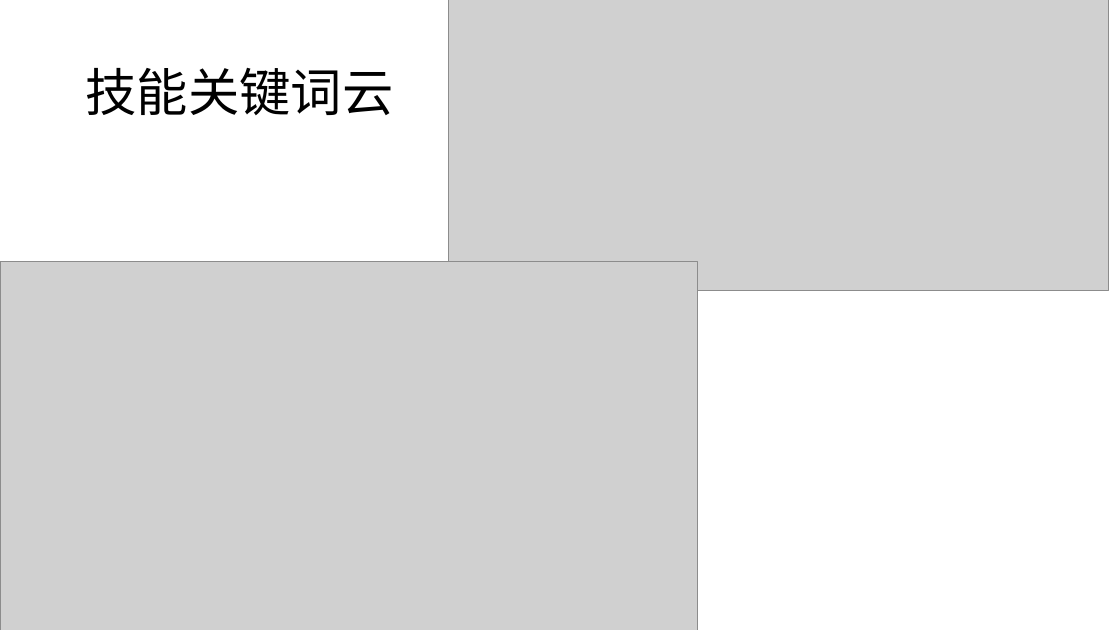
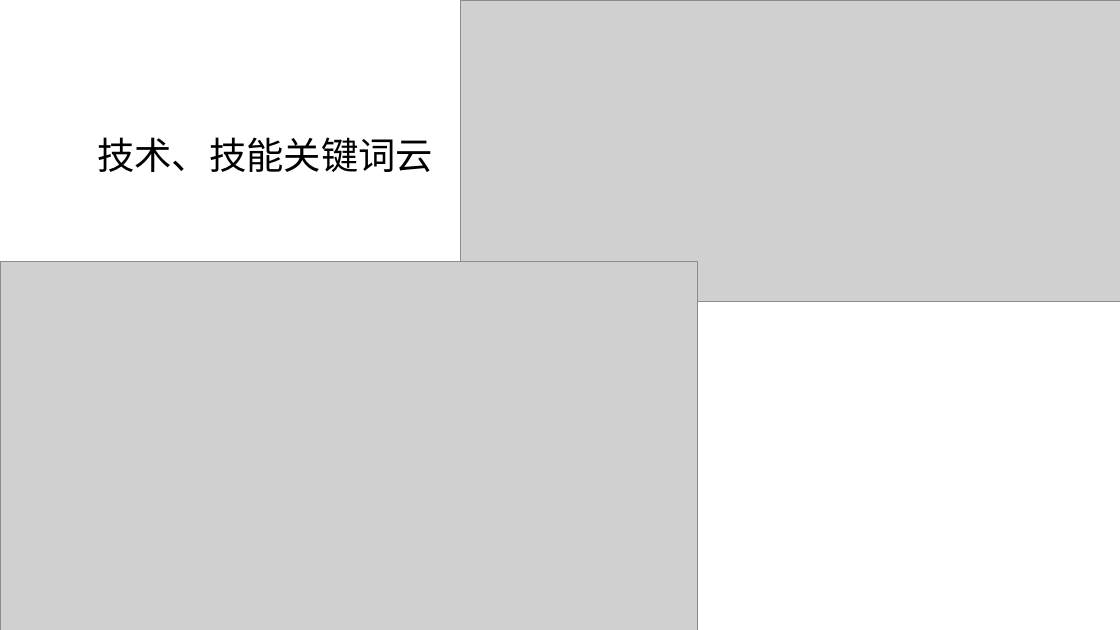
Before and after one commit to ShiyuNie/DataAnalysisSample-python, a slide deck: slide 19 of LagouAnalyst.pptx (slide 14 before the commit). Drawn at 1120x630 pixels with LibreOffice and Linux fonts; fonts in the diff are those of the drawing; grey boxes stand for pictures. Boxes give left, top, right and bottom in pixels: in the first picture for what was removed or moved away, otherwise in the second. Text is boxed around its words. In the diff, an @@ line names an element or a change of style, - is before the commit and + after.

```diff
--- a/LagouAnalyst.pptx
+++ b/LagouAnalyst.pptx
@@ picture: place and size @@
-picture at [449,0,1109,291]
+picture at [460,0,1120,302]
@@ title at [97,137,433,172]: text changed; size 44 to 32 pt @@
-技能关键词云
+技术、技能关键词云
```
Also in this commit, not shown: 13 other slides changed, 8 slides added, 3 slides removed.
